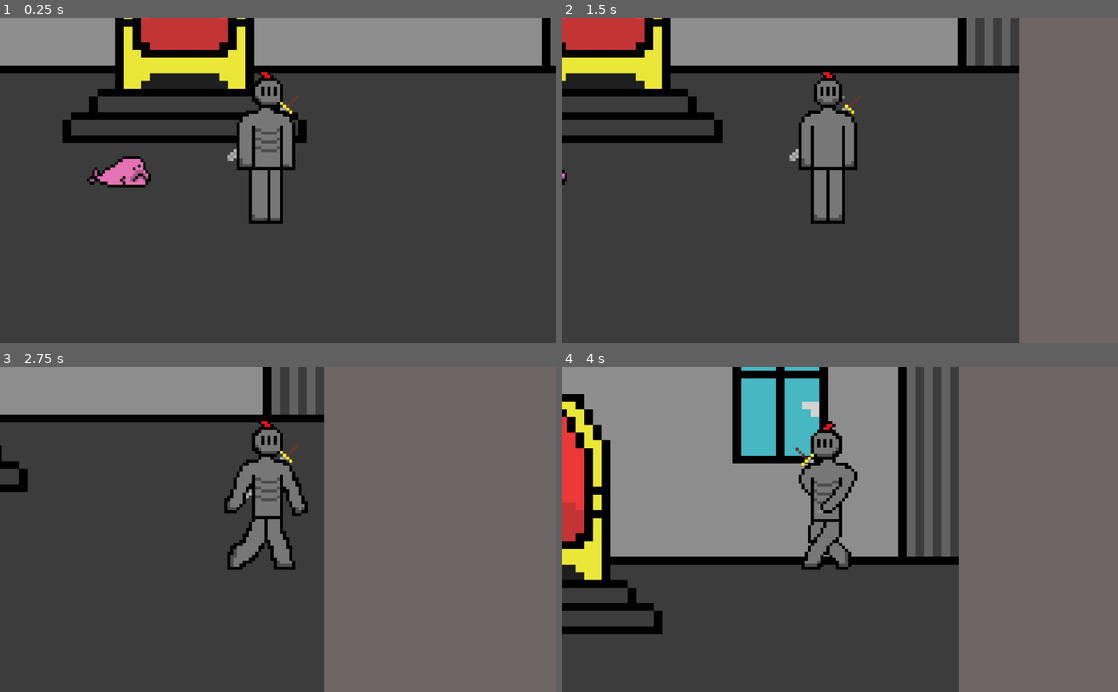
Above: before the commit, frames 1-4 (two rows, left to right).
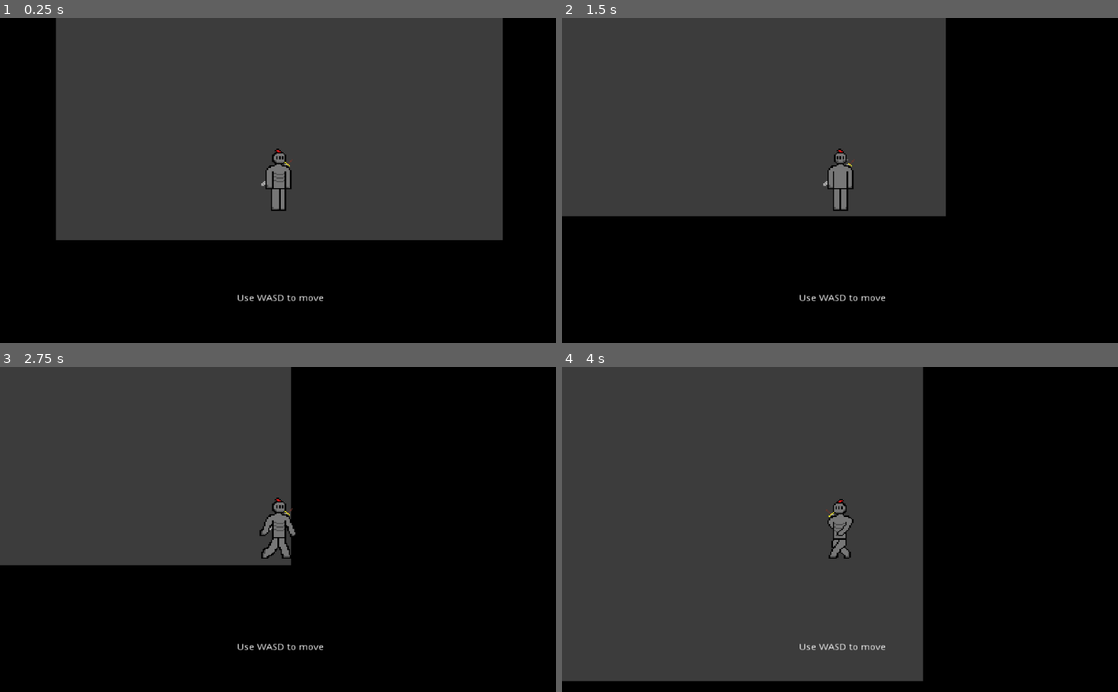
Above: after the commit, the same moments.

Repository: fruitman11500/2d-cthulu-game
Game: Godot game, scene res://main.tscn
Two runs of this game, one before a commit and one after it. Both use one fixed random seed, a clock stepped at 60 frames per second and the inputs below.
Inputs:
- Up to frame 1 (0.25 s): no input
- Up to frame 2 (1.5 s): hold D (right) 0.53-1.28 s; hold S (down) from 1.28 s (still down)
- Up to frame 3 (2.75 s): release S (down) at 2.03 s; hold D (right) from 2.03 s (still down)
- Up to frame 4 (4 s): release D (right) at 2.78 s; hold W (up) 2.78-3.53 s; hold A (left) from 3.53 s (still down)

The runs differ from the first frame. In frame 1, 66% of the frame differs, in the area x 0-100%, y 0-100%; in frame 2, 75%; in frame 3, 80%; in frame 4, 77%.

Commit message:
added throne room

Diff:
--- a/Nate/2d cthulu game (real)/Player.gd
+++ b/Nate/2d cthulu game (real)/Player.gd
@@ -1,11 +1,15 @@
 extends KinematicBody2D
+signal started
 
 var velocity = Vector2()
-var speed = 350
+var speed = 200
 onready var sprite = $sprite
 
 func _ready():
 	sprite.animation = 'stand_right'
+	$Camera2D.zoom.x = 0.7
+	$Camera2D.zoom.y = 0.7
+	emit_signal('started')
 func get_input():
 	if Input.is_action_pressed("down"):
 		velocity.y = 1
@@ -32,3 +36,8 @@
 func _physics_process(delta):
 	get_input()
 	move_and_slide(velocity * speed)
+
+
+func _on_Player_started():
+
+	$Label.text = 'Use WASD to move'
--- a/Nate/2d cthulu game (real)/main.tscn
+++ b/Nate/2d cthulu game (real)/main.tscn
@@ -7,7 +7,7 @@
 [ext_resource path="res://throne room (2).png" type="Texture" id=5]
 
 [sub_resource type="RectangleShape2D" id=1]
-extents = Vector2( 74, 142 )
+extents = Vector2( 20.5, 46.5 )
 
 [sub_resource type="AtlasTexture" id=15]
 atlas = ExtResource( 3 )
@@ -100,6 +100,8 @@
 "speed": 5.0
 } ]
 
+[sub_resource type="Theme" id=39]
+
 [sub_resource type="RectangleShape2D" id=16]
 extents = Vector2( 59.25, 48.5 )
 
@@ -192,35 +194,53 @@
 extents = Vector2( 869.5, 10 )
 
 [sub_resource type="RectangleShape2D" id=37]
-extents = Vector2( 67.5, 345 )
+extents = Vector2( 67.5, 887.5 )
+
+[sub_resource type="RectangleShape2D" id=38]
+extents = Vector2( 54, 917.5 )
 
 [node name="Node2D" type="Node2D"]
 
 [node name="Player" type="KinematicBody2D" parent="."]
+position = Vector2( 54, 1333 )
 script = ExtResource( 1 )
 
 [node name="CollisionShape2D" type="CollisionShape2D" parent="Player"]
-position = Vector2( -31, -62 )
+position = Vector2( -212.5, 127.5 )
 shape = SubResource( 1 )
 
 [node name="Camera2D" type="Camera2D" parent="Player"]
+position = Vector2( -213, 127 )
 current = true
+zoom = Vector2( 0.7, 0.7 )
 
 [node name="sprite" type="AnimatedSprite" parent="Player"]
-position = Vector2( -25, -63 )
-scale = Vector2( 5.70312, 5.48438 )
+position = Vector2( -213.375, 126.125 )
+scale = Vector2( 1.77864, 1.54427 )
 frames = SubResource( 14 )
-animation = "up"
+animation = "right"
 playing = true
 
-[node name="KinematicBody2D" type="KinematicBody2D" parent="."]
+[node name="Label" type="Label" parent="Player"]
+margin_left = -393.0
+margin_top = 274.0
+margin_right = 16.0
+margin_bottom = 345.0
+rect_scale = Vector2( 0.896008, 0.802581 )
+size_flags_vertical = 1
+size_flags_stretch_ratio = 11.64
+theme = SubResource( 39 )
+align = 1
+
+[node name="blobfish" type="KinematicBody2D" parent="."]
+position = Vector2( 1807, 781 )
 script = ExtResource( 2 )
 
-[node name="CollisionShape2D" type="CollisionShape2D" parent="KinematicBody2D"]
+[node name="CollisionShape2D" type="CollisionShape2D" parent="blobfish"]
 position = Vector2( -289.25, -85.5 )
 shape = SubResource( 16 )
 
-[node name="AnimatedSprite" type="AnimatedSprite" parent="KinematicBody2D"]
+[node name="AnimatedSprite" type="AnimatedSprite" parent="blobfish"]
 position = Vector2( -286, -119 )
 scale = Vector2( 4.6875, 5.25 )
 frames = SubResource( 35 )
@@ -231,20 +251,28 @@
 [node name="KinematicBody2D" type="KinematicBody2D" parent="level_tutorial"]
 
 [node name="CollisionShape2D" type="CollisionShape2D" parent="level_tutorial/KinematicBody2D"]
-position = Vector2( -177.5, 37 )
+position = Vector2( -147, 1083 )
 shape = SubResource( 36 )
 
 [node name="CollisionShape2D2" type="CollisionShape2D" parent="level_tutorial/KinematicBody2D"]
-position = Vector2( -724.5, 335 )
+position = Vector2( -513, 719 )
 shape = SubResource( 37 )
 
 [node name="CollisionShape2D3" type="CollisionShape2D" parent="level_tutorial/KinematicBody2D"]
-
-[node name="CollisionShape2D4" type="CollisionShape2D" parent="level_tutorial/KinematicBody2D"]
+position = Vector2( 189, 753 )
+shape = SubResource( 38 )
 
 [node name="throne_room" type="Sprite" parent="level_tutorial/KinematicBody2D"]
 show_behind_parent = true
-position = Vector2( -172, 286 )
-scale = Vector2( 16.0417, 14.32 )
+position = Vector2( -157, 1187 )
+scale = Vector2( 6, 4 )
 z_index = -1
 texture = ExtResource( 5 )
+
+[node name="CollisionShape2D4" type="CollisionShape2D" parent="level_tutorial/KinematicBody2D"]
+position = Vector2( -156, 1548 )
+shape = SubResource( 36 )
+
+[node name="tutorial" type="Node" parent="."]
+
+[connection signal="started" from="Player" to="Player" method="_on_Player_started"]
--- a/Nate/2d cthulu game (real)/project.godot
+++ b/Nate/2d cthulu game (real)/project.godot
@@ -47,5 +47,5 @@
 
 [rendering]
 
-environment/default_clear_color=Color( 0.439216, 0.4, 0.4, 1 )
+environment/default_clear_color=Color( 0, 0, 0, 1 )
 environment/default_environment="res://default_env.tres"
Not shown: 1 places in Nate/2d cthulu game (real)/main.tscn that only renumber resources
